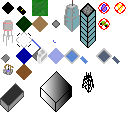
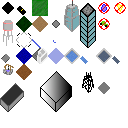
Comparing the layer stacks of the two (128, 128) images. Changes:
added layer "All" above "selector2" over [98, 82, 110, 94]
